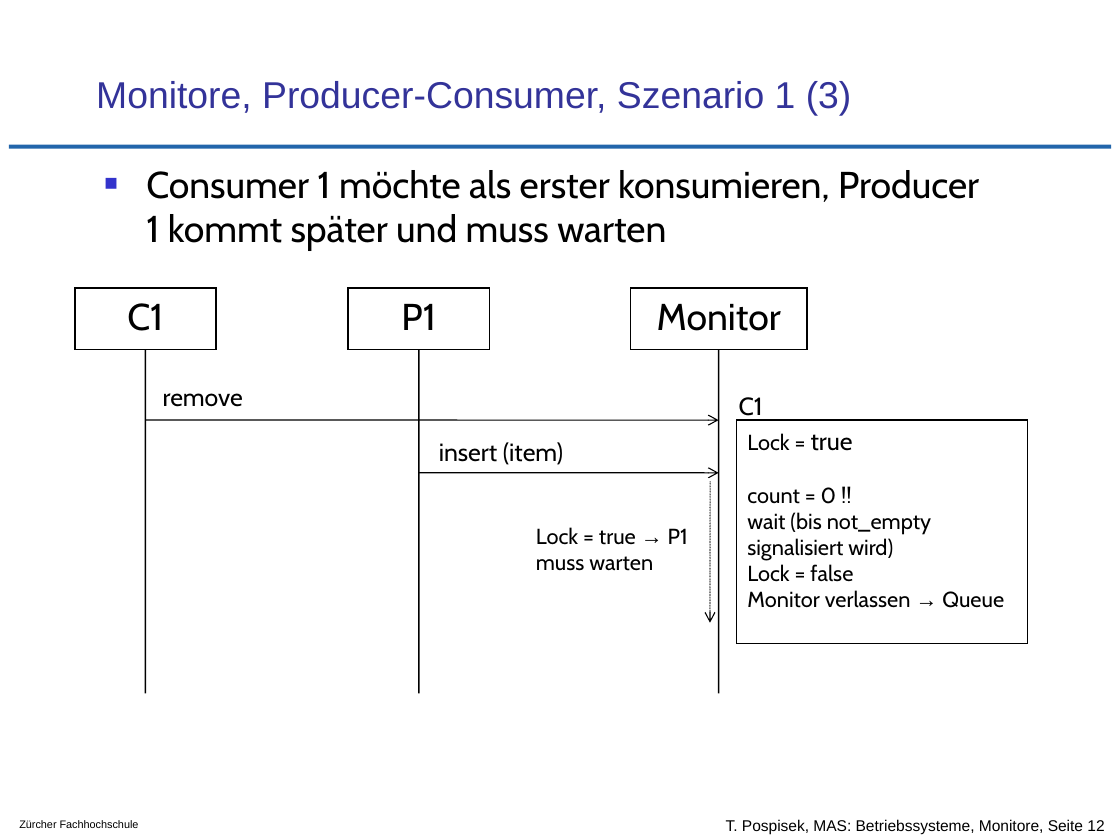
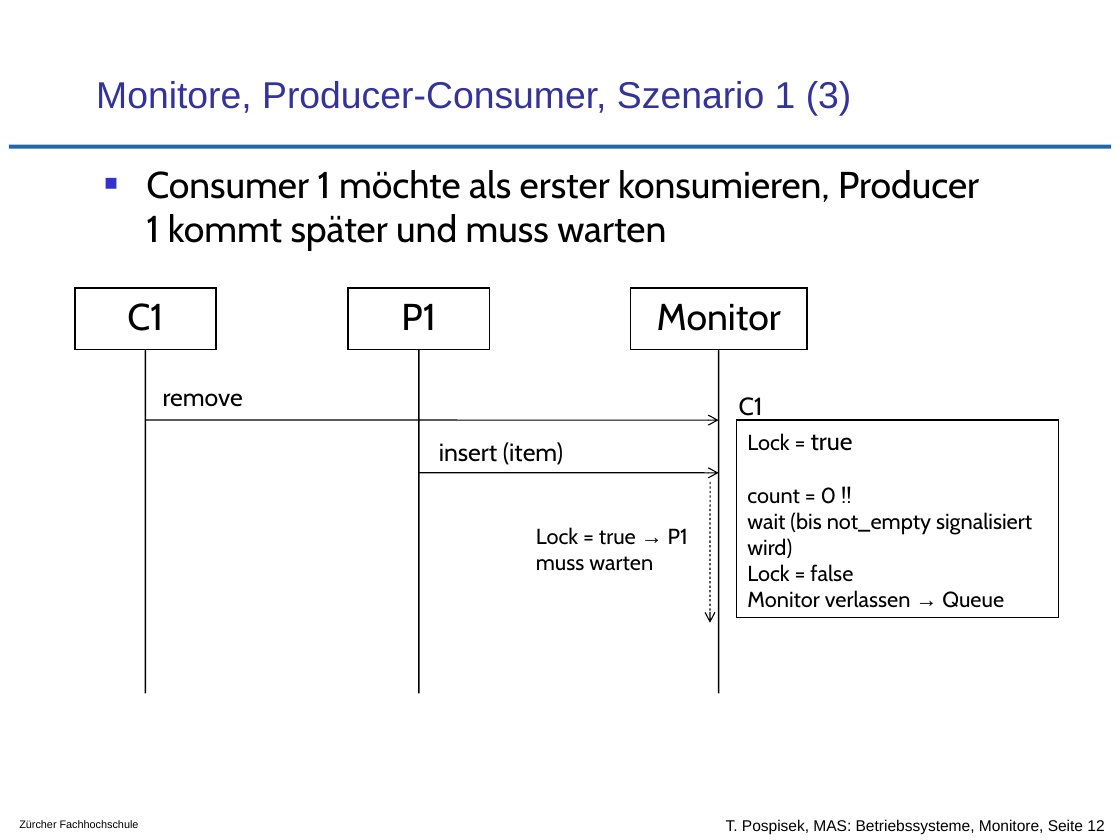
Before and after one commit to tpo/betriebssysteme, a slide deck: slide 12 of 08_Koordination_und_Synchronisation_Monitore.odp. Drawn at 1120x840 pixels with LibreOffice and Linux fonts; fonts in the diff are those of the drawing; background and template pictures are left out. Boxes give left, top, right and bottom in pixels: in the first picture for what was removed or moved away, otherwise in the second. Text is boxed around its words. In the diff, an @@ line names an element or a change of style, - is before the commit and + after.

```diff
--- a/08_Koordination_und_Synchronisation_Monitore.odp
+++ b/08_Koordination_und_Synchronisation_Monitore.odp
@@ rectangle "Lock = true": place and size @@
-rectangle "Lock = true" at bbox=[736, 420, 1027, 644]
+rectangle "Lock = true" at bbox=[736, 420, 1057, 618]
```
Also in this commit, not shown: 12 other slides changed, 1 other file.
